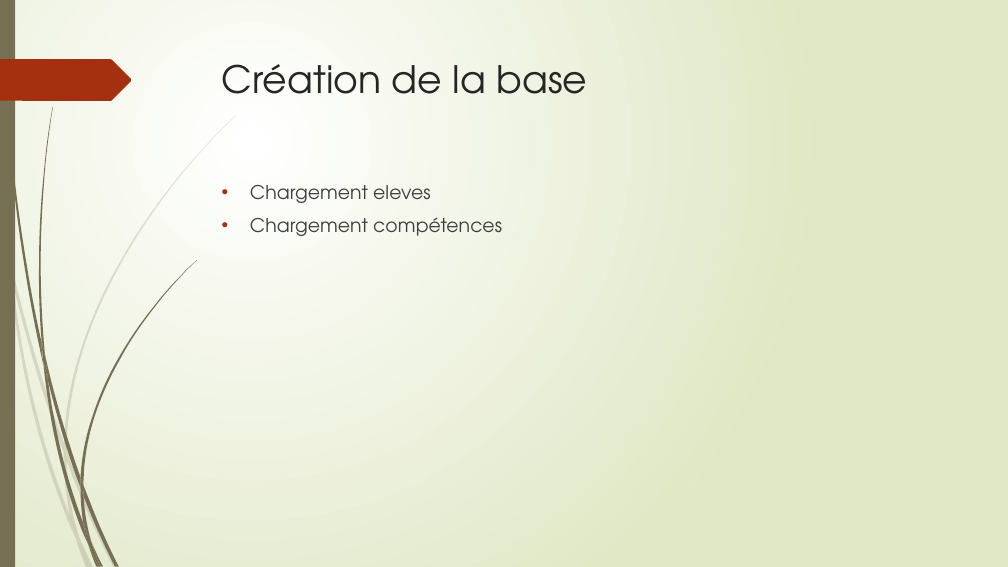
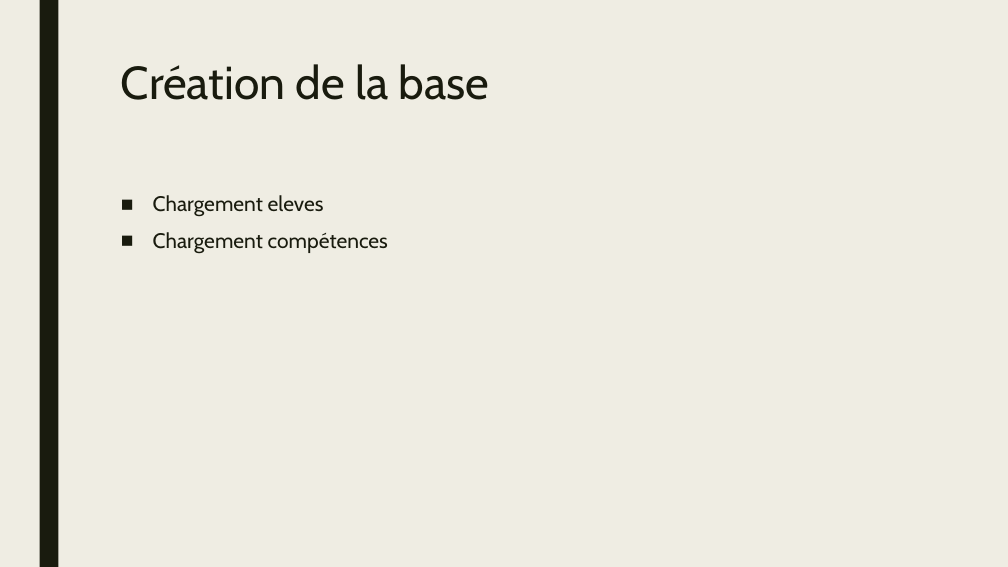
Before and after one commit to xpessoles/EvaluationCompetences, a slide deck: slide 15 of EvaluationParCompetences.pptx (slide 9 before the commit). Drawn at 1008x567 pixels with LibreOffice and Linux fonts; fonts in the diff are those of the drawing. Boxes give left, top, right and bottom in pixels: in the first picture for what was removed or moved away, otherwise in the second. Text is boxed around its words. In the diff, an @@ line names an element or a change of style, - is before the commit and + after.

```diff
--- a/EvaluationParCompetences.pptx
+++ b/EvaluationParCompetences.pptx
@@ background gradient #FFFFFF to #DFE8C4 to #EFEDE3 @@
@@ rectangle: place and size @@
-rectangle at (0,0,15,567)
+rectangle at (39,0,58,567)
@@ rectangle at (39,0,58,567): fill #766F54 to #191B0E @@
@@ freeform shape removed at (0,59,132,101) @@
@@ title "Création de la base": place and size @@
-title "Création de la base" at (222,64,588,94)
+title "Création de la base" at (121,64,490,100)
@@ title "Création de la base" at (121,64,490,100): size 36 to 44 pt, font TeX Gyre Adventor to Cabin, text colour #262626 to #191B0E; line spacing 1 to 0.89 @@
@@ text "Chargement eleves": place and size @@
-text "Chargement eleves" at (250,185,502,236)
+text "Chargement eleves" at (153,195,388,254)
@@ text "Chargement eleves" at (153,195,388,254): size 18 to 20 pt, font TeX Gyre Adventor to Cabin, text colour #404040 to #191B0E; bullet • to ■; line spacing 1 to 0.94; more space between paragraphs @@
@@ group removed at (0,116,236,567): 10 freeform shapes @@
@@ group removed at (2,0,197,567): 12 freeform shapes @@
```
Also in this commit, not shown: 11 other slides changed, 7 slides added, 4 other files.
